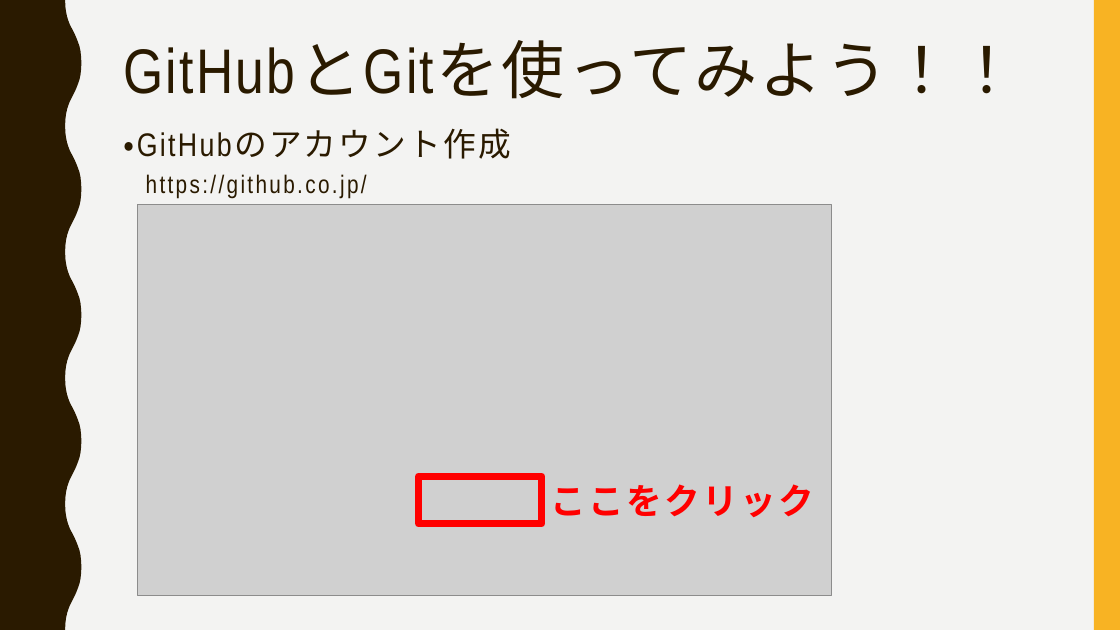
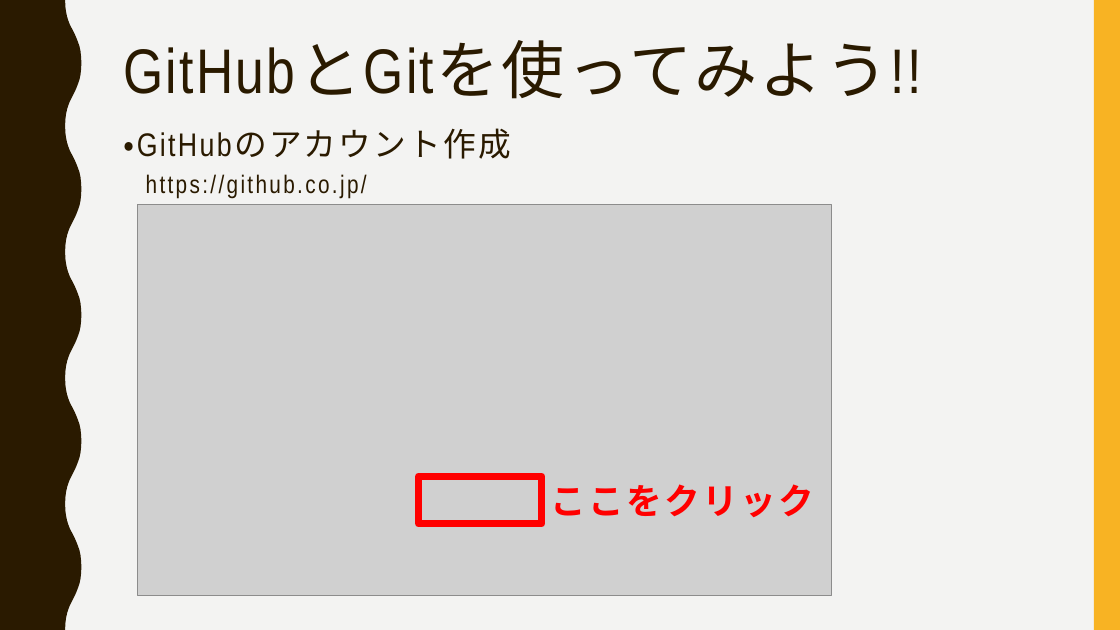
Before and after one commit to FIY24554/git_test, a slide deck: slide 10 of gitについて_加藤.pptx. Drawn at 1120x630 pixels with LibreOffice and Linux fonts; fonts in the diff are those of the drawing; grey boxes stand for pictures. Boxes give left, top, right and bottom in pixels: in the first picture for what was removed or moved away, otherwise in the second. Text is boxed around its words. In the diff, an @@ line names an element or a change of style, - is before the commit and + after.

Commit message:
7/3

```diff
--- a/gitについて_加藤.pptx
+++ b/gitについて_加藤.pptx
@@ title at (123,43,922,99): text changed @@
-GitHubとGitを使ってみよう！！
+GitHubとGitを使ってみよう!!
```
Also in this commit, not shown: 15 slides added.
